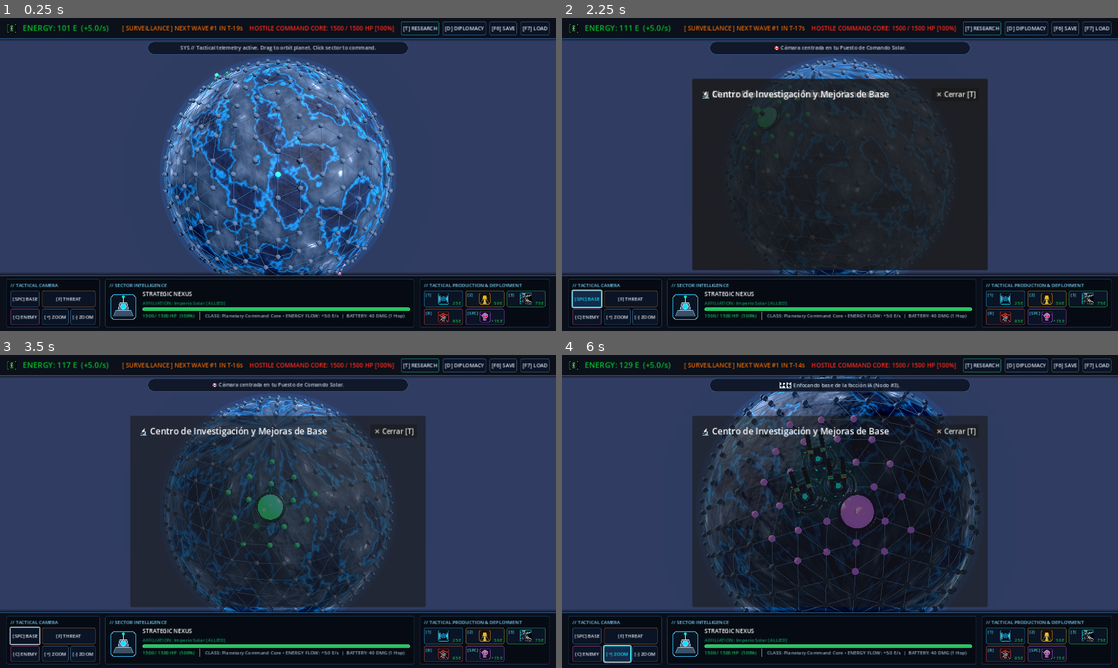
Above: before the commit, frames 1-4 (two rows, left to right).
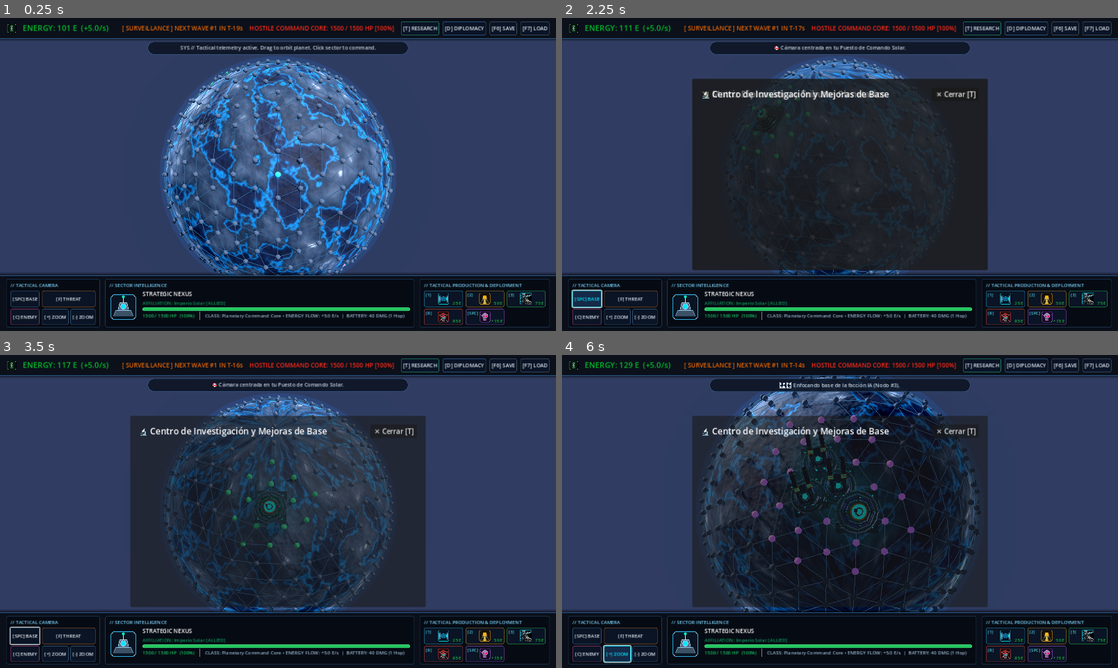
Above: after the commit, the same moments.

Repository: omarneyra/invassion
Game: Godot game, scene res://scenes/main.tscn
Two runs of this game, one before a commit and one after it. Both use one fixed random seed, a clock stepped at 60 frames per second and the inputs below.
Inputs (mouse positions are in pixels of both pictures, inside the frame that each line leads up to):
- Up to frame 1 (0.25 s): no input
- Up to frame 2 (2.25 s): click "[T] RESEARCH" at 0.5 s; click "[D] DIPLOMACY" at 1.25 s; click "[SPC] BASE" at 2 s
- Up to frame 3 (3.5 s): tap Enter at 2.75 s; move the mouse to (400, 495) at 2.77 s; hold D from 2.78 s (still down); tap B at 2.85 s; click (400, 495) at 2.92 s; tap Space at 3.02 s
- Up to frame 4 (6 s): release D at 3.5 s; click "[F] THREAT" at 3.5 s; drag from (728, 527) to (812, 574) at 4.27 s; click "[C] ENEMY" at 5 s; click "[+] ZOOM" at 5.75 s

The runs differ from the first frame. In frame 1, less than 0.1% of the frame differs, in the area x 38-62%, y 17-83%; in frame 2, 0.2%; in frame 3, 0.4%; in frame 4, 0.8%, in the area x 41-58%, y 28-63%.
Error in both runs: Invalid call. Nonexistent function 'add_theme_constants_override' in base 'HBoxContainer'. (res://scenes/main.gd:1091)

Commit message:
feat(graphics): establish modular procedural 3D building generator toolkit for entire faction

Diff:
--- a/scenes/planet_view.gd
+++ b/scenes/planet_view.gd
@@ -32,6 +32,10 @@
 var mat_wall: StandardMaterial3D
 
 const MESH_TURRET = preload("res://assets/models/turret.obj")
+const MESH_BASE = preload("res://assets/models/base.obj")
+const MESH_HARVESTER = preload("res://assets/models/harvester.obj")
+const MESH_WALL = preload("res://assets/models/wall.obj")
+const MESH_PURIFIER = preload("res://assets/models/purifier.obj")
 const TEX_TURRET_TOKEN = preload("res://assets/models/turret_token.png")
 const TEX_TURRET_ALBEDO = preload("res://assets/models/turret_titanium_albedo.png")
 const TEX_TURRET_NORMAL = preload("res://assets/models/turret_titanium_normal.png")
@@ -486,55 +490,33 @@
 			building_instances[nid].queue_free()
 			building_instances.erase(nid)
 
+func _apply_building_materials(mi: MeshInstance3D, fact_armor: StandardMaterial3D) -> void:
+	mi.set_surface_override_material(0, mat_turret)
+	mi.set_surface_override_material(1, fact_armor)
+	mi.set_surface_override_material(2, mat_railgun_glow)
+	mi.set_surface_override_material(3, mat_optics)
+	mi.set_surface_override_material(4, mat_copper)
+
 func _create_building_3d(btype: String, faction_id: int = 1, color_hex: String = "") -> Node3D:
 	var root = Node3D.new()
-	var fact_mat: StandardMaterial3D = get_faction_material(faction_id, color_hex)
+	var fact_armor: StandardMaterial3D = get_faction_armor_material(faction_id, color_hex)
 
 	if btype == "base":
-		# Domo central de comando iluminado con el color de la facción
-		var dome = MeshInstance3D.new()
-		var s_mesh = SphereMesh.new()
-		s_mesh.radius = 0.45
-		s_mesh.height = 0.5
-		dome.mesh = s_mesh
-		dome.material_override = fact_mat
-		dome.position = Vector3(0, 0.15, 0)
-		root.add_child(dome)
-
-		# Anillo exterior de cimiento
-		var ring = MeshInstance3D.new()
-		var torus = TorusMesh.new()
-		torus.inner_radius = 0.42
-		torus.outer_radius = 0.55
-		ring.mesh = torus
-		ring.material_override = mat_turret
-		ring.position = Vector3(0, 0.05, 0)
-		root.add_child(ring)
-
-		# Antena de energía
-		var pylon = MeshInstance3D.new()
-		var c_mesh = CylinderMesh.new()
-		c_mesh.top_radius = 0.06
-		c_mesh.bottom_radius = 0.15
-		c_mesh.height = 0.6
-		pylon.mesh = c_mesh
-		pylon.material_override = mat_turret
-		pylon.position = Vector3(0, 0.35, 0)
-		root.add_child(pylon)
-
-		# Faro orbital superior (esfera brillante de facción)
-		var beacon = MeshInstance3D.new()
-		var s_beacon = SphereMesh.new()
-		s_beacon.radius = 0.12
-		s_beacon.height = 0.24
-		beacon.mesh = s_beacon
-		beacon.material_override = fact_mat
-		beacon.position = Vector3(0, 0.68, 0)
-		root.add_child(beacon)
+		var mi = MeshInstance3D.new()
+		mi.mesh = MESH_BASE
+		mi.scale = Vector3(1.10, 1.10, 1.10)
+		_apply_building_materials(mi, fact_armor)
+		root.add_child(mi)
+
+		var light = OmniLight3D.new()
+		light.light_color = Color("#00f5ff")
+		light.light_energy = 0.6
+		light.omni_range = 1.8
+		light.position = Vector3(0, 0.40, 0)
+		root.add_child(light)
 
 	elif btype == "turret":
 		if use_tactical_tokens:
-			# Pedestal 3D cilíndrico metálico con anillo de facción en la superficie del nodo
 			var base = MeshInstance3D.new()
 			var cyl = CylinderMesh.new()
 			cyl.top_radius = 0.44
@@ -553,11 +535,10 @@
 			r_mesh.height = 0.02
 			r_mesh.radial_segments = 16
 			ring.mesh = r_mesh
-			ring.material_override = get_faction_armor_material(faction_id, color_hex)
+			ring.material_override = fact_armor
 			ring.position = Vector3(0, 0.08, 0)
 			root.add_child(ring)
 
-			# Ficha táctica 3D que proyecta el render de estudio exacto del Pulse Defense Cannon
 			var sprite = Sprite3D.new()
 			sprite.texture = TEX_TURRET_TOKEN
 			sprite.pixel_size = 0.0028
@@ -567,7 +548,6 @@
 			sprite.position = Vector3(0, 0.65, 0)
 			root.add_child(sprite)
 
-			# Resplandor dinámico de plasma cian
 			var light = OmniLight3D.new()
 			light.light_color = Color("#00f5ff")
 			light.light_energy = 1.4
@@ -578,12 +558,7 @@
 			var mi = MeshInstance3D.new()
 			mi.mesh = MESH_TURRET
 			mi.scale = Vector3(1.10, 1.10, 1.10)
-			var fact_armor = get_faction_armor_material(faction_id, color_hex)
-			mi.set_surface_override_material(0, mat_turret)
-			mi.set_surface_override_material(1, fact_armor)
-			mi.set_surface_override_material(2, mat_railgun_glow)
-			mi.set_surface_override_material(3, mat_optics)
-			mi.set_surface_override_material(4, mat_copper)
+			_apply_building_materials(mi, fact_armor)
 			root.add_child(mi)
 
 			var light = OmniLight3D.new()
@@ -594,80 +569,46 @@
 			root.add_child(light)
 
 	elif btype == "harvester":
-		# Extractor minero con núcleo y aros del color de la facción
-		var tower = MeshInstance3D.new()
-		var cyl = CylinderMesh.new()
-		cyl.top_radius = 0.25
-		cyl.bottom_radius = 0.18
-		cyl.height = 0.4
-		tower.mesh = cyl
-		tower.material_override = mat_harvester
-		tower.position = Vector3(0, 0.2, 0)
-		root.add_child(tower)
-
-		var ring = MeshInstance3D.new()
-		var r_mesh = CylinderMesh.new()
-		r_mesh.top_radius = 0.28
-		r_mesh.bottom_radius = 0.28
-		r_mesh.height = 0.06
-		ring.mesh = r_mesh
-		ring.material_override = fact_mat
-		ring.position = Vector3(0, 0.20, 0)
-		root.add_child(ring)
-
-		var core = MeshInstance3D.new()
-		var s_core = SphereMesh.new()
-		s_core.radius = 0.16
-		s_core.height = 0.32
-		core.mesh = s_core
-		core.material_override = fact_mat
-		core.position = Vector3(0, 0.42, 0)
-		root.add_child(core)
+		var mi = MeshInstance3D.new()
+		mi.mesh = MESH_HARVESTER
+		mi.scale = Vector3(1.10, 1.10, 1.10)
+		_apply_building_materials(mi, fact_armor)
+		root.add_child(mi)
+
+		var light = OmniLight3D.new()
+		light.light_color = Color("#00f5ff")
+		light.light_energy = 0.5
+		light.omni_range = 1.6
+		light.position = Vector3(0, 0.32, 0)
+		root.add_child(light)
 
 	elif btype == "wall":
-		# Muro de Plasma / Barricada con escudo de energía de la facción
-		var shield = MeshInstance3D.new()
-		var box = BoxMesh.new()
-		box.size = Vector3(0.5, 0.35, 0.12)
-		shield.mesh = box
-		shield.material_override = fact_mat
-		shield.position = Vector3(0, 0.18, 0)
-		root.add_child(shield)
-
-		var pylon_left = MeshInstance3D.new()
-		var cyl_p = CylinderMesh.new()
-		cyl_p.top_radius = 0.08
-		cyl_p.bottom_radius = 0.1
-		cyl_p.height = 0.4
-		pylon_left.mesh = cyl_p
-		pylon_left.material_override = mat_turret
-		pylon_left.position = Vector3(-0.25, 0.2, 0)
-		root.add_child(pylon_left)
-
-		var pylon_right = MeshInstance3D.new()
-		pylon_right.mesh = cyl_p
-		pylon_right.material_override = mat_turret
-		pylon_right.position = Vector3(0.25, 0.2, 0)
-		root.add_child(pylon_right)
+		var mi = MeshInstance3D.new()
+		mi.mesh = MESH_WALL
+		mi.scale = Vector3(1.10, 1.10, 1.10)
+		_apply_building_materials(mi, fact_armor)
+		root.add_child(mi)
+
+		var light = OmniLight3D.new()
+		light.light_color = Color("#00f5ff")
+		light.light_energy = 0.4
+		light.omni_range = 1.2
+		light.position = Vector3(0, 0.25, 0)
+		root.add_child(light)
 
 	elif btype == "purifier":
-		# Aguja de Purificación
-		var spire = MeshInstance3D.new()
-		var prism = PrismMesh.new()
-		prism.size = Vector3(0.32, 0.65, 0.32)
-		spire.mesh = prism
-		spire.material_override = mat_purifier
-		spire.position = Vector3(0, 0.32, 0)
-		root.add_child(spire)
-
-		var orb = MeshInstance3D.new()
-		var orb_mesh = SphereMesh.new()
-		orb_mesh.radius = 0.12
-		orb_mesh.height = 0.24
-		orb.mesh = orb_mesh
-		orb.material_override = fact_mat
-		orb.position = Vector3(0, 0.72, 0)
-		root.add_child(orb)
+		var mi = MeshInstance3D.new()
+		mi.mesh = MESH_PURIFIER
+		mi.scale = Vector3(1.10, 1.10, 1.10)
+		_apply_building_materials(mi, fact_armor)
+		root.add_child(mi)
+
+		var light = OmniLight3D.new()
+		light.light_color = Color("#00f5ff")
+		light.light_energy = 0.6
+		light.omni_range = 2.0
+		light.position = Vector3(0, 0.50, 0)
+		root.add_child(light)
 
 	return root
 
Not shown, added: assets/models/base.mtl
Not shown, added: assets/models/base.obj
Not shown, added: assets/models/harvester.mtl
Not shown, added: assets/models/harvester.obj
Not shown, added: assets/models/purifier.mtl
Not shown, added: assets/models/purifier.obj
Not shown, changed: assets/models/turret.mtl
Not shown, changed: assets/models/turret.obj
Not shown, added: assets/models/wall.mtl
Not shown, added: assets/models/wall.obj
Not shown, added: tests/test_building_models.py
Not shown, added: tools/generate_building_models.py
(and 1 more such lines)
